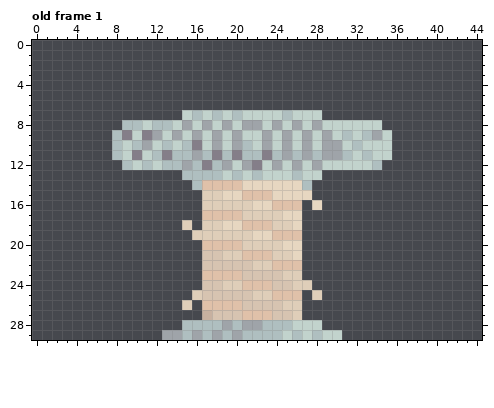
Pixel-art file, stored at Twisted Petal/Assets/Aseprite/Weapons/WeaponsAnimated/teslaCoil.ase. Above, as it was before the edit.
45x30 pixels, 1 frame. Shown: old frame 1. The commit also changed other frames, which this record leaves out.
And afterwards:
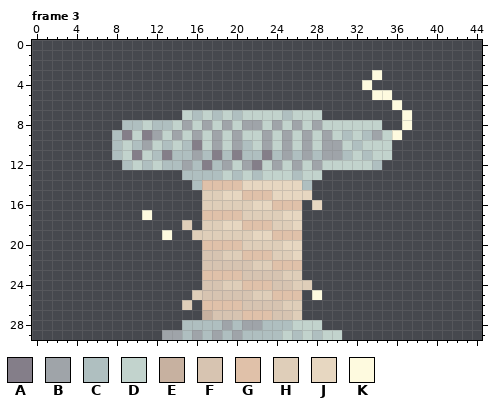
Palette (. is transparent): A #847e89  B #9fa4a9  C #afbfc0  D #c2d3cd  E #c7b1a0  F #d7c4b1  G #e0c1a9  H #dfceb9  J #e7d7c1  K #fefadf
A new or re-ordered frame is compared with the old frame closest to it.
The author wrote: The tesla coil now has an idle animation.
Changes in this commit:
frames 1 -> 14
--- frame 3 is new; against old frame 1, layer "Base"
@@ x 31..39 @@
  2 .........
- 3 .........
- 4 .........
- 5 .........
- 6 .........
- 7 .........
- 8 DDDD.....
- 9 CDCBD....
+ 3 ...K.....
+ 4 ..K......
+ 5 ...KK....
+ 6 .....K...
+ 7 ......K..
+ 8 DDDD..K..
+ 9 CDCBDK...
 10 DCDDD....
@@ x 9..15 @@
 16 .......
-17 .......
+17 ..K....
 18 ......H
-19 .......
+19 ....K..
 20 .......
@@ x 26..30 @@
 24 HH...
-25 G.H..
+25 G.K..
 26 H....
Changed places in both pictures, as pixel boxes (x1, y1, x2, y2):
added: (362, 70, 412, 140)
added: (142, 210, 172, 240)
changed: (312, 290, 322, 300)
